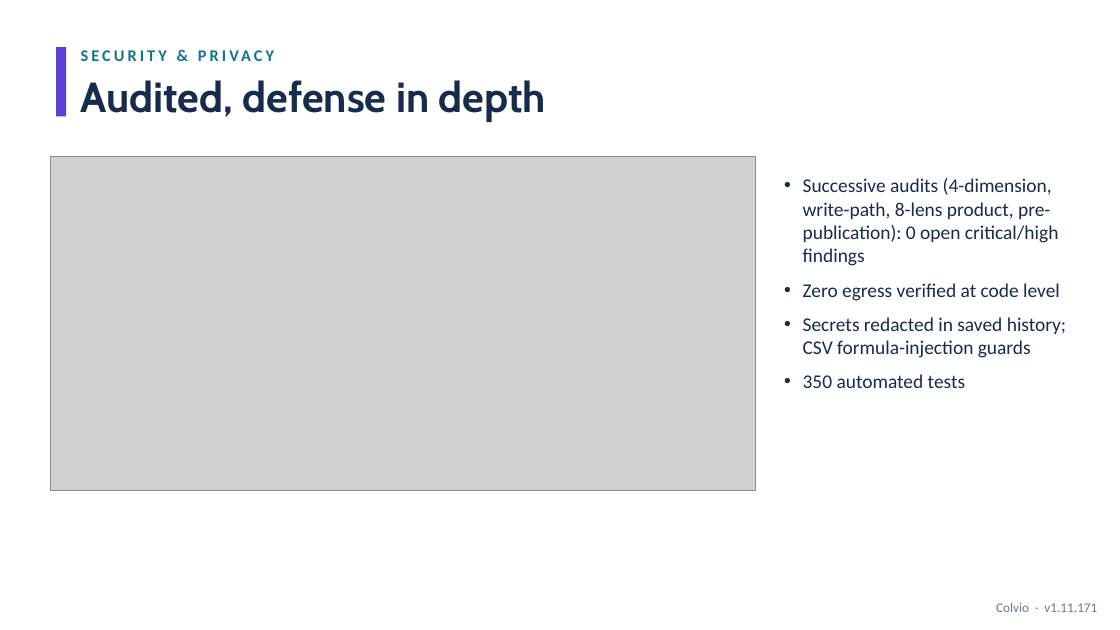
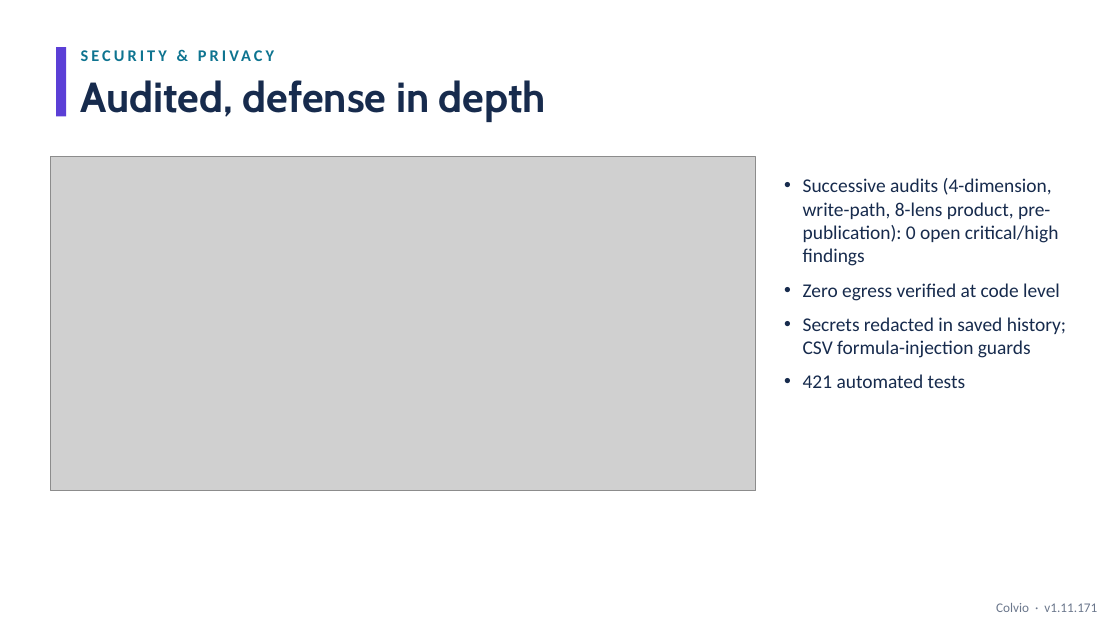
Before and after one commit to zmissoum/colvio, a slide deck: slide 10 of docs/Colvio_Walkthrough.pptx. Drawn at 1120x630 pixels with LibreOffice and Linux fonts; fonts in the diff are those of the drawing; grey boxes stand for pictures. Boxes give left, top, right and bottom in pixels: in the first picture for what was removed or moved away, otherwise in the second. Text is boxed around its words. In the diff, an @@ line names an element or a change of style, - is before the commit and + after.

```diff
--- a/docs/Colvio_Walkthrough.pptx
+++ b/docs/Colvio_Walkthrough.pptx
@@ text at [803, 374, 965, 388]: text changed @@
-• 350 automated tests
+• 421 automated tests
```
Also in this commit, not shown: 37 other files.
